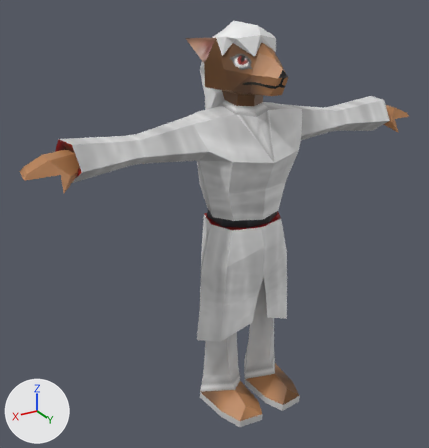
The glTF model Assets/Models/Characters/player.glb, before and after one commit.
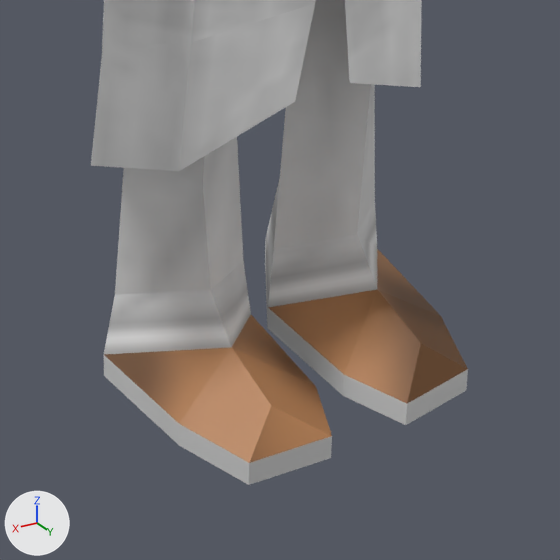
There are two pictures of each version: one whole from a 50 mm lens placed at (1.08, 1.603, 1.52), pointed at (0.093, -0.041, 0.698), one close up on the part from 40% to 76% of the width and 66% to 100% of the height. Arrows for +X, +Y and +Z are at lower left; the lights stay in place. The last two pictures show the newer version. Vertices at exactly the same position are counted once.

Names of what the first close-up shows: 'Player'.
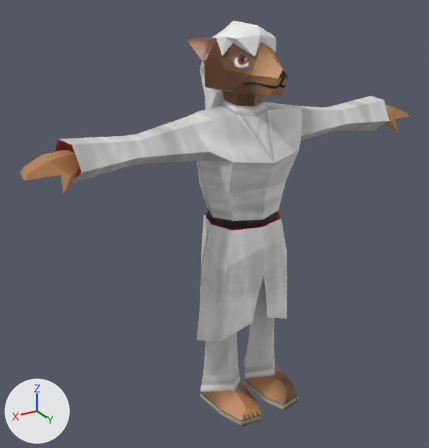
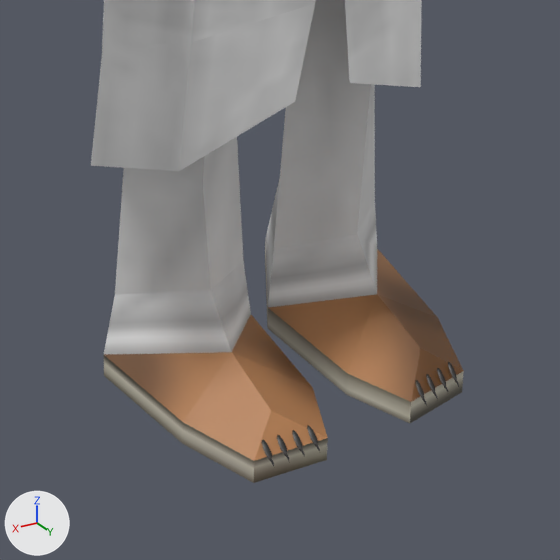
Location of each change, (x1, y1, x2, y2) in pixels of the close-ups (560 x 560 px; the box of a moved part takes in the faces that stretch with it):
'Player', reshaped
    before: (91, 0, 468, 485)
    after: (91, 0, 464, 483)
part 1 of me_player, moved or reshaped
    before: (104, 234, 468, 485)
    after: (104, 234, 463, 483)
part 2 of me_player, surface changed
    both: (104, 253, 464, 471)
part 3 of me_player, recoloured
    both: (104, 253, 464, 471)

What the commit changed:
Picture 'player_shoes' (img_player_shoes) is new.
Picture 'player_claws' (img_player_claws) is new.
Material 'Shoes' (mat_shoes) is new.
Its texture is img_player_shoes.
Material 'Claws' (mat_claws) is new.
Uses the picture img_player_claws.
me_player is used by ob_player; location (0.0, 0.0, 0.0).
me_player had 304 vertices, 528 faces and spanned x -0.613..0.613, y -0.183..0.22, z -0.005..1.368.
me_player now has 312 vertices, 534 faces and spans x -0.613..0.613, y -0.183..0.231, z -0.005..1.368.
Part 1, on me_player:
3 vertices are removed from x 0.046..0.136, y 0.18..0.22, z 0.004..0.061.
9 faces are deleted.
4 vertices in x -0.018..0.165, y 0.123..0.151, z 0.001..0.032 move by (-0.004, 0.0, 0.0).
4 vertices in x -0.165..0.018, y 0.123..0.151, z 0.001..0.032 move by (0.004, 0.0, 0.0).
3 vertices in x -0.093..0.092, y 0.105..0.18, z 0.061..0.08 move by (0.0, 0.0, -0.006).
3 vertices in x -0.136..0.046, y 0.206..0.22, z 0.001..0.032 move by (0.006, 0.0, 0.0).
3 vertices in x -0.046..0.136, y 0.206..0.22, z 0.001..0.032 move by (-0.006, 0.0, 0.0).
11 vertices are added at x -0.12..0.13, y 0.18..0.231, z 0.004..0.055.
4 new faces join them, mat_fur (picture img_player_fur).
4 new faces join them, mat_claws.
7 new faces join them, mat_shoes (picture img_player_shoes).
me_player part 2: 34 kept faces spanning x -0.177..0.177, y -0.097..0.22, z -0.005..0.055 get new texture (UV) coordinates.
me_player part 3: 33 faces spanning x -0.177..0.177, y -0.097..0.22, z -0.005..0.032 switch from mat_clothfabric (picture img_player_cloths_fabric) to mat_shoes (picture img_player_shoes).
me_player gains material mat_claws.
